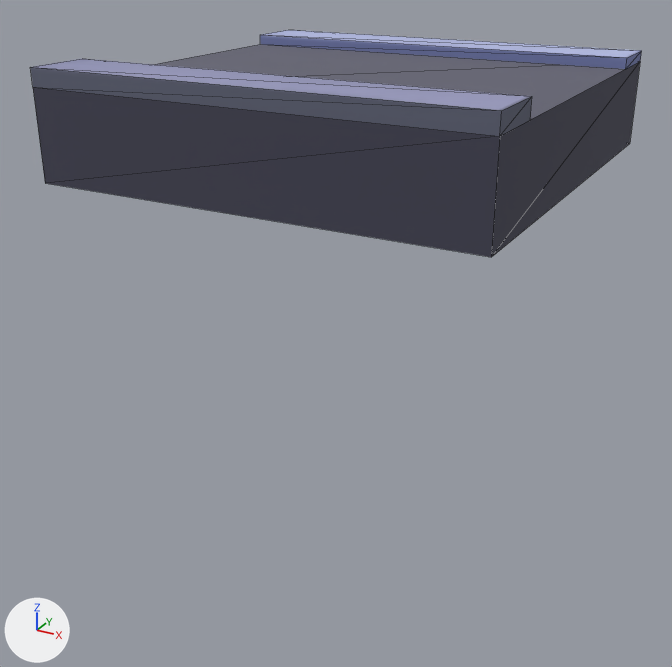
One commit to the FBX model Assets/Modeling/Background/Fbx/Floor_03.FBX: the scene before it, then after it.
Before and after are seen from a 50 mm lens placed at (0.981, -1.908, 0.304), pointed at (-0.025, -0.079, -0.61). The lights are fixed; the arrows at lower left show +X, +Y and +Z. Mesh edges are drawn as thin lines. Where no turn or scale is listed for an object, it has been applied to the vertices.

Names of what the first picture shows: 'Floor_03'.
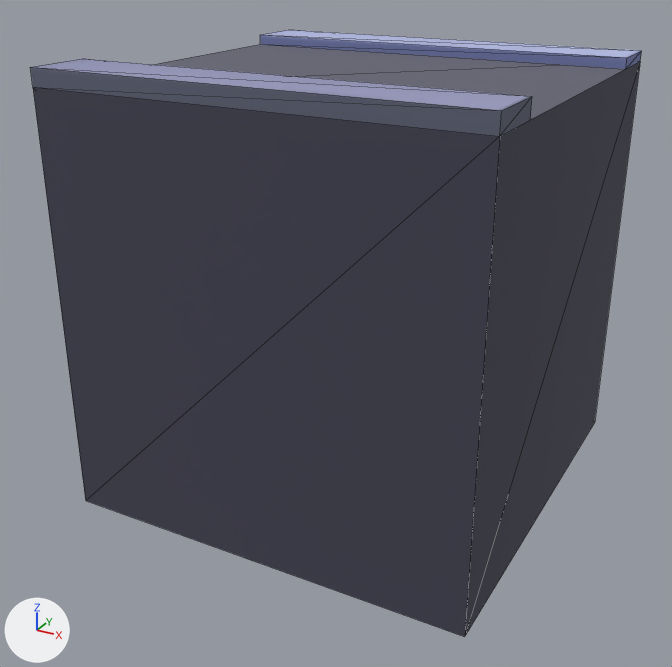
Location of each change, [x1, y1, x2, y2] in pixels of the pictures (672 x 667 px; the box of a moved part takes in the faces that stretch with it):
'Floor_03', reshaped (167% taller)
    before: [30, 30, 642, 257]
    after: [30, 30, 642, 637]
part 1 of me_mesh, moved or reshaped
    before: [33, 62, 640, 257]
    after: [33, 62, 640, 637]

Diff of the bpy script that builds the scene:
```diff
--- a/Assets/Modeling/Background/Fbx/Floor_03.FBX.py
+++ b/Assets/Modeling/Background/Fbx/Floor_03.FBX.py
@@ me_mesh @@
 me_mesh.from_pydata(...)  # 24 vertices, 30 faces; spans x -0.5..0.5, y -0.5..0.5, z -0.2..0.04
 # used by ob_floor_03; location = (0.0, 0.0, 0.0)
 # before: 4 (-0.5, -0.5, -0.2) at pixel (45, 183), 5 (0.5, -0.5, -0.2) at pixel (491, 257), 6 (-0.5, 0.5, -0.2), 7 (0.5, 0.5, -0.2) at pixel (629, 143)
+# me_mesh part 1
+for i in [*range(4, 8)]: me_mesh.vertices[i].co += Vector((0.0, 0.0, -0.8))
 me_mesh.materials.append(mat_material__26)
```
